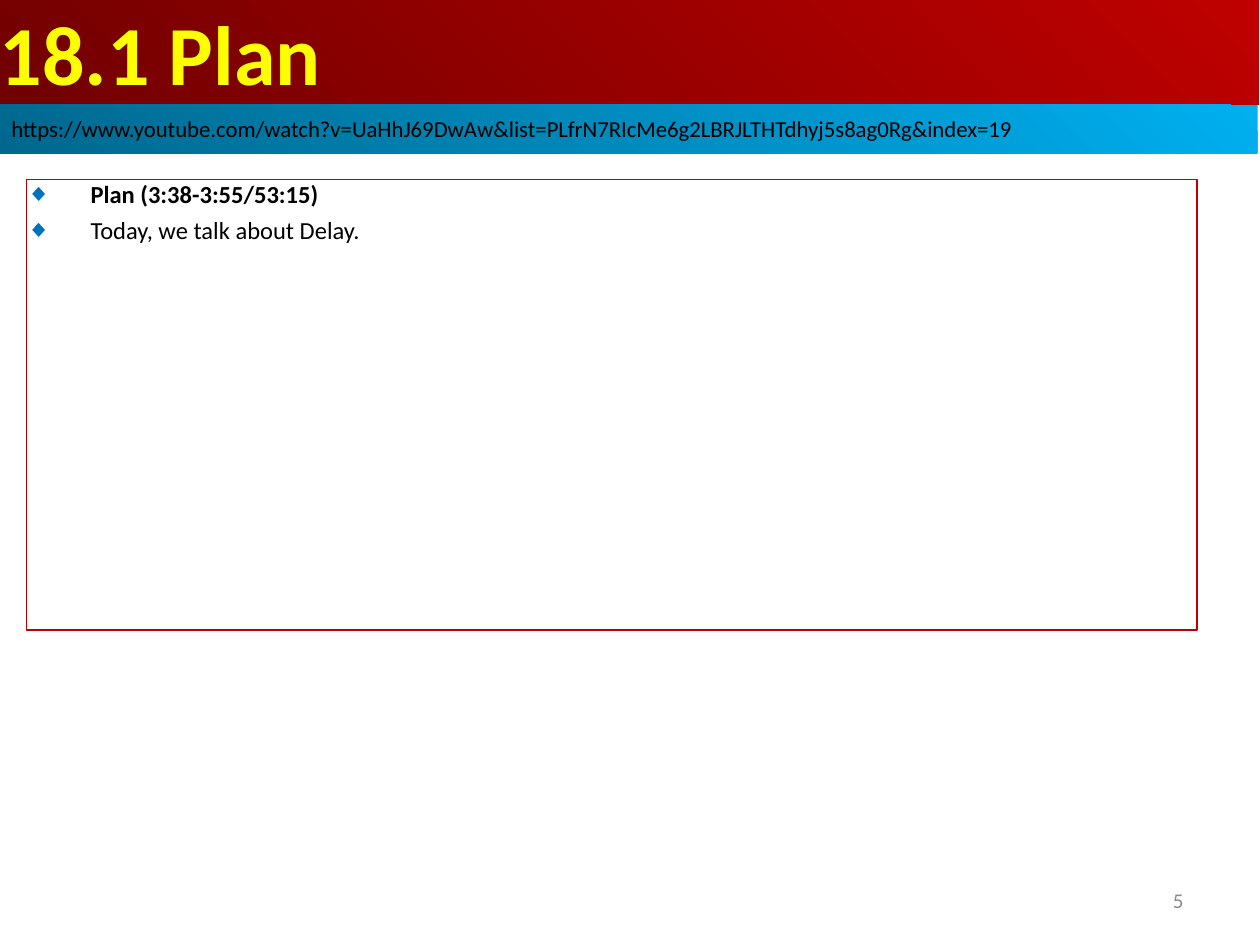
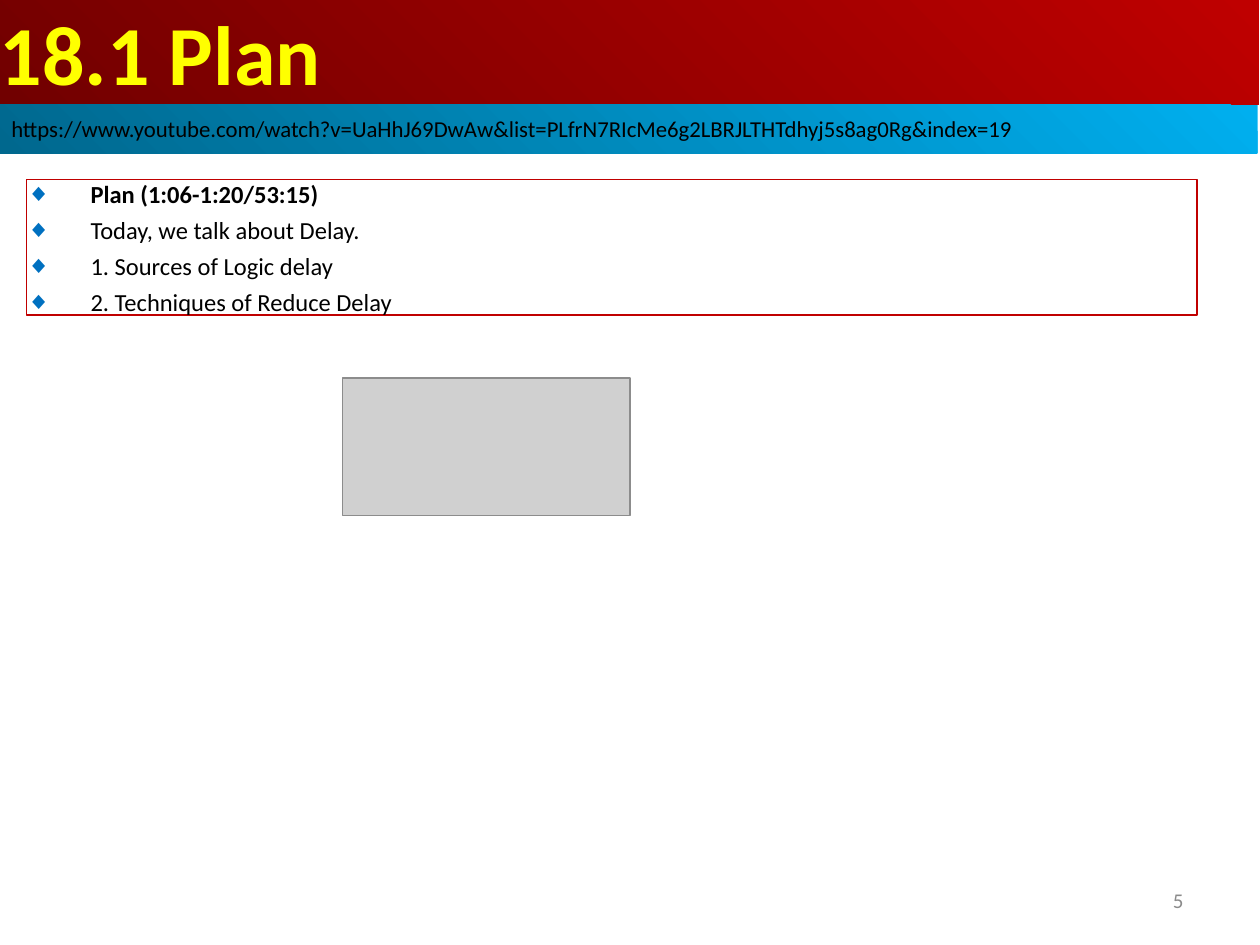
Before and after one commit to peterhchen/AIU_CS800_Chisel, a slide deck: slide 5 of 500_UCSC_HWD/018_Delay/000_Video/018.Delay.ppt. Drawn at 1260x945 pixels with LibreOffice and Linux fonts; fonts in the diff are those of the drawing; grey boxes stand for pictures. Boxes give left, top, right and bottom in pixels: in the first picture for what was removed or moved away, otherwise in the second. Text is boxed around its words. In the diff, an @@ line names an element or a change of style, - is before the commit and + after.

```diff
--- a/500_UCSC_HWD/018_Delay/000_Video/018.Delay.ppt
+++ b/500_UCSC_HWD/018_Delay/000_Video/018.Delay.ppt
@@ rectangle "Plan (1:06-1:20/53:15)": place and size @@
-rectangle "Plan (1:06-1:20/53:15)" at (26, 179, 1197, 630)
+rectangle "Plan (1:06-1:20/53:15)" at (26, 179, 1197, 315)
@@ text in rectangle at (91, 185, 318, 207): text changed @@
-◆ Plan (3:38-3:55/53:15)
+◆ Plan (1:06-1:20/53:15)
@@ text in rectangle at (91, 258, 391, 316): paragraphs added @@
+◆ 1. Sources of Logic delay
+◆ 2. Techniques of Reduce Delay
@@ picture added at (343, 378, 630, 515) @@
```
Also in this commit, not shown: 3 other slides changed, 12 slides added.
